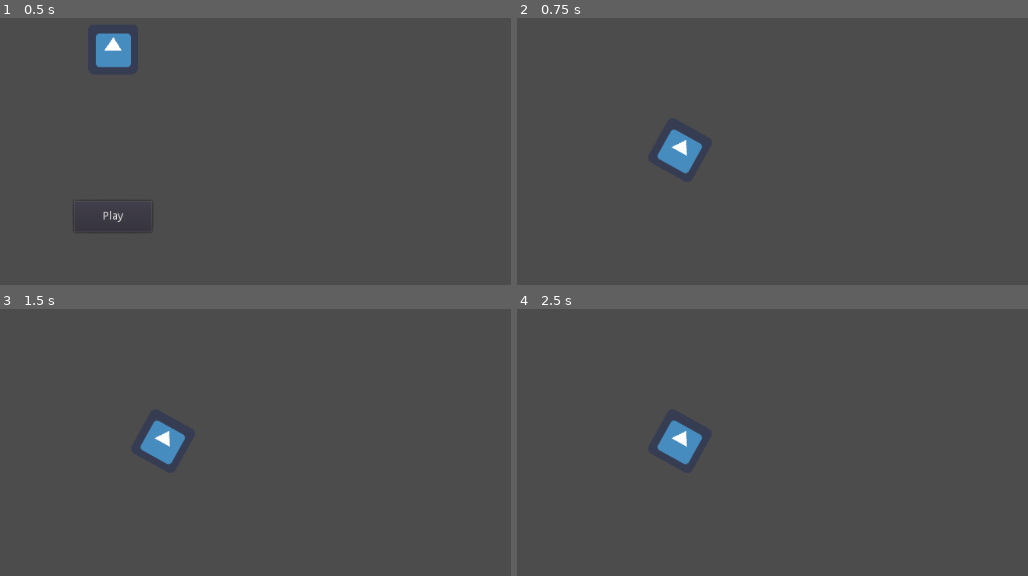
Above: before the commit, frames 1-4 (two rows, left to right).
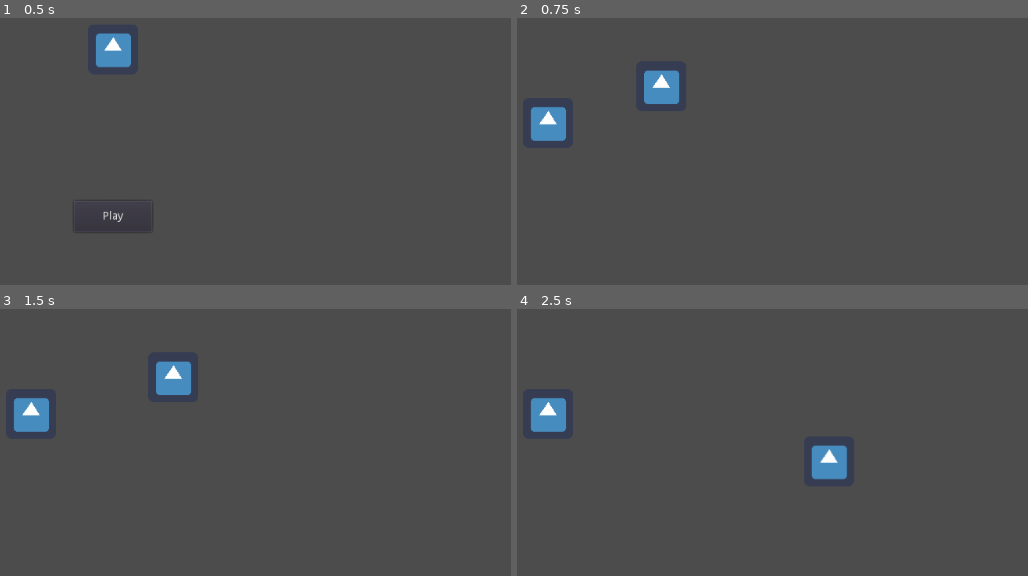
Above: after the commit, the same moments.

Repository: CiaranWoodward/LD46
Game: Godot game, scene res://Menu/MainMenu.tscn
Same seed, same stepped clock (60 frames per second), same inputs: the game is played once before the commit and once after it. The engine's default icon, where the game draws it, is replaced by a stand-in: a white triangle on a blue panel in a dark square.
Inputs:
- Up to frame 1 (0.5 s): no input
- Up to frame 2 (0.75 s): click "Play" at 0.5 s
- Up to frame 3 (1.5 s): tap Enter at 1.25 s; hold Right (player_right, bound only after the commit) from 1.28 s (still down)
- Up to frame 4 (2.5 s): release Right (player_right, bound only after the commit) at 2.03 s; hold S (player_down, bound only after the commit) from 2.03 s (still down)

Frame 1 is identical in both runs. In frame 2, 2.6% of the frame differs, in the area x 2-37%, y 19-59%; in frame 3, 2.6%; in frame 4, 2.7%, in the area x 2-65%, y 33-65%.

Commit message:
Add player and control

Diff:
--- a/Level.tscn
+++ b/Level.tscn
@@ -1,10 +1,21 @@
-[gd_scene load_steps=2 format=2]
+[gd_scene load_steps=4 format=2]
 
 [ext_resource path="res://icon.png" type="Texture" id=1]
+[ext_resource path="res://Player/Player.tscn" type="PackedScene" id=2]
+
+[sub_resource type="RectangleShape2D" id=1]
+extents = Vector2( 29.3728, 29.595 )
 
 [node name="Level" type="Node2D"]
 
-[node name="Sprite" type="Sprite" parent="."]
-position = Vector2( 576, 322 )
-rotation = 0.507891
+[node name="RigidBody2D" type="RigidBody2D" parent="."]
+position = Vector2( 407.056, 286.922 )
+
+[node name="Sprite" type="Sprite" parent="RigidBody2D"]
 texture = ExtResource( 1 )
+
+[node name="CollisionShape2D" type="CollisionShape2D" parent="RigidBody2D"]
+shape = SubResource( 1 )
+
+[node name="Player" parent="." instance=ExtResource( 2 )]
+position = Vector2( 552, 240 )
--- /dev/null
+++ b/Player/Player.gd
@@ -0,0 +1,40 @@
+extends RigidBody2D
+
+export var speed : float = 5000
+
+
+# Called when the node enters the scene tree for the first time.
+func _ready():
+	pass # Replace with function body.
+
+func _physics_process(delta):
+	_handle_input(delta)
+
+func _handle_input(delta):
+	var down = Input.is_action_pressed("player_down")
+	var up = Input.is_action_pressed("player_up")
+	var left = Input.is_action_pressed("player_left")
+	var right = Input.is_action_pressed("player_right")
+
+	var dirvec = Vector2.ZERO
+	var deg45 = sqrt(1.0/2.0)
+
+	if up && right:
+		dirvec = Vector2(deg45, -deg45)
+	elif down && right:
+		dirvec = Vector2(deg45, deg45)
+	elif down && left:
+		dirvec = Vector2(-deg45, deg45)
+	elif up && left:
+		dirvec = Vector2(-deg45, -deg45)
+	elif up:
+		dirvec = Vector2(0, -1)
+	elif right:
+		dirvec = Vector2(1, 0)
+	elif down:
+		dirvec = Vector2(0, 1)
+	elif left:
+		dirvec = Vector2(-1, 0)
+
+	if dirvec != Vector2.ZERO:
+		self.apply_central_impulse(dirvec * speed * delta)
--- /dev/null
+++ b/Player/Player.tscn
@@ -0,0 +1,21 @@
+[gd_scene load_steps=4 format=2]
+
+[ext_resource path="res://icon.png" type="Texture" id=1]
+[ext_resource path="res://Player/Player.gd" type="Script" id=2]
+
+[sub_resource type="CapsuleShape2D" id=1]
+radius = 16.0
+height = 32.0
+
+[node name="Player" type="RigidBody2D"]
+mode = 2
+linear_damp = 13.528
+angular_damp = 100.0
+script = ExtResource( 2 )
+
+[node name="Sprite" type="Sprite" parent="."]
+texture = ExtResource( 1 )
+
+[node name="CollisionShape2D" type="CollisionShape2D" parent="."]
+rotation = 1.5708
+shape = SubResource( 1 )
--- a/project.godot
+++ b/project.godot
@@ -19,6 +19,46 @@
 run/main_scene="res://Menu/MainMenu.tscn"
 config/icon="res://icon.png"
 
+[input]
+
+player_left={
+"deadzone": 0.5,
+"events": [ Object(InputEventKey,"resource_local_to_scene":false,"resource_name":"","device":0,"alt":false,"shift":false,"control":false,"meta":false,"command":false,"pressed":false,"scancode":65,"unicode":0,"echo":false,"script":null)
+, Object(InputEventKey,"resource_local_to_scene":false,"resource_name":"","device":0,"alt":false,"shift":false,"control":false,"meta":false,"command":false,"pressed":false,"scancode":16777231,"unicode":0,"echo":false,"script":null)
+ ]
+}
+player_right={
+"deadzone": 0.5,
+"events": [ Object(InputEventKey,"resource_local_to_scene":false,"resource_name":"","device":0,"alt":false,"shift":false,"control":false,"meta":false,"command":false,"pressed":false,"scancode":16777233,"unicode":0,"echo":false,"script":null)
+, Object(InputEventKey,"resource_local_to_scene":false,"resource_name":"","device":0,"alt":false,"shift":false,"control":false,"meta":false,"command":false,"pressed":false,"scancode":68,"unicode":0,"echo":false,"script":null)
+ ]
+}
+player_up={
+"deadzone": 0.5,
+"events": [ Object(InputEventKey,"resource_local_to_scene":false,"resource_name":"","device":0,"alt":false,"shift":false,"control":false,"meta":false,"command":false,"pressed":false,"scancode":87,"unicode":0,"echo":false,"script":null)
+, Object(InputEventKey,"resource_local_to_scene":false,"resource_name":"","device":0,"alt":false,"shift":false,"control":false,"meta":false,"command":false,"pressed":false,"scancode":16777232,"unicode":0,"echo":false,"script":null)
+ ]
+}
+player_down={
+"deadzone": 0.5,
+"events": [ Object(InputEventKey,"resource_local_to_scene":false,"resource_name":"","device":0,"alt":false,"shift":false,"control":false,"meta":false,"command":false,"pressed":false,"scancode":83,"unicode":0,"echo":false,"script":null)
+, Object(InputEventKey,"resource_local_to_scene":false,"resource_name":"","device":0,"alt":false,"shift":false,"control":false,"meta":false,"command":false,"pressed":false,"scancode":16777234,"unicode":0,"echo":false,"script":null)
+ ]
+}
+
+[layer_names]
+
+2d_physics/layer_1="Player"
+2d_physics/layer_2="Hard Scenery"
+2d_physics/layer_3="Enemies"
+2d_physics/layer_4="Eggs"
+
+[physics]
+
+2d/default_gravity=0
+2d/default_linear_damp=7.0
+2d/default_angular_damp=5.0
+
 [rendering]
 
 quality/driver/driver_name="GLES2"
